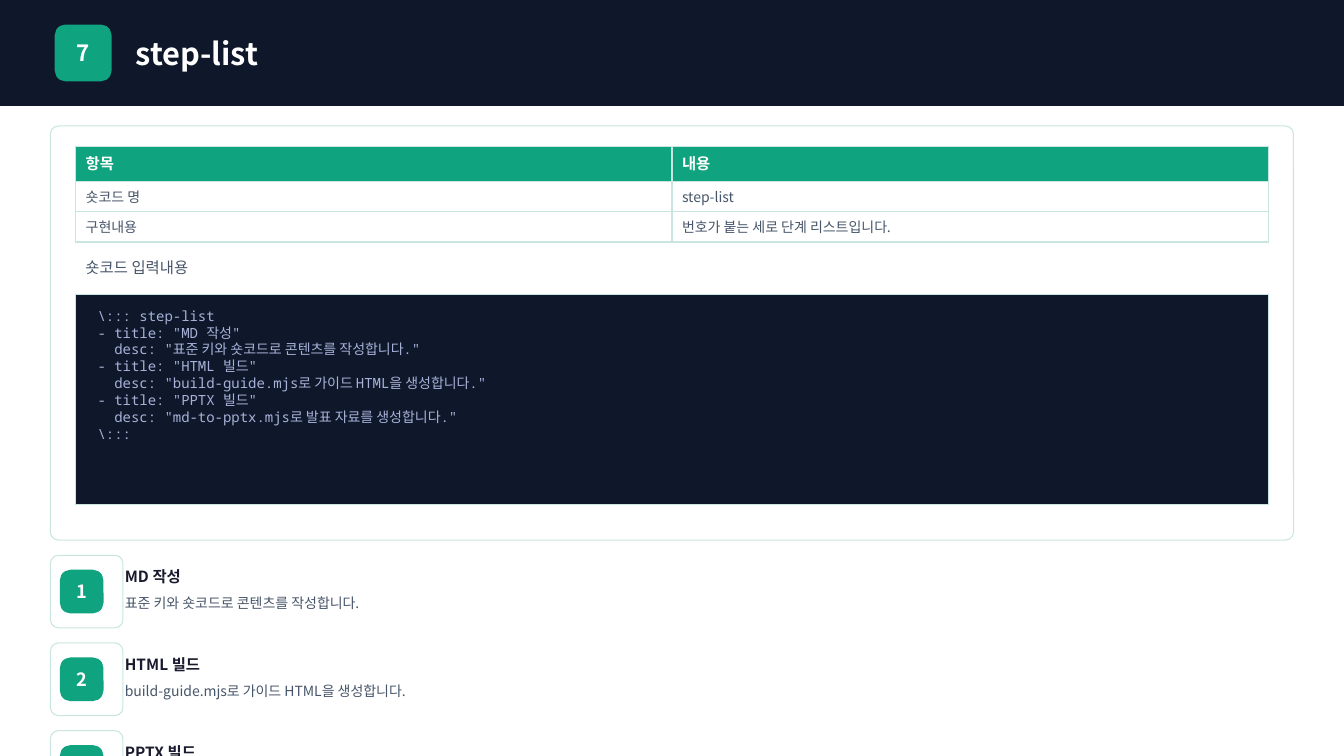
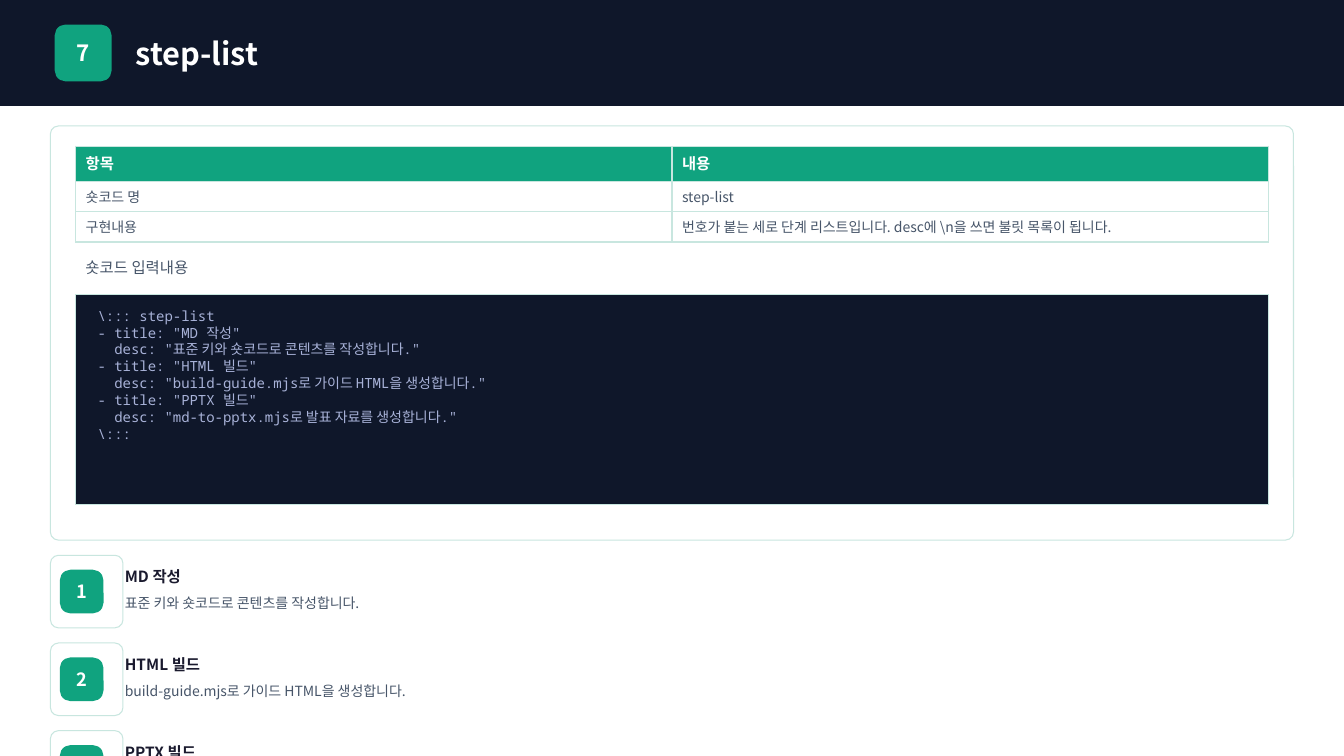
Before and after one commit to chamgil71/creative-spark, a slide deck: slide 10 of public/showcase/showcase.pptx. Drawn at 1344x756 pixels with LibreOffice and Linux fonts; fonts in the diff are those of the drawing. Boxes give left, top, right and bottom in pixels: in the first picture for what was removed or moved away, otherwise in the second. Text is boxed around its words. In the diff, an @@ line names an element or a change of style, - is before the commit and + after.

```diff
--- a/public/showcase/showcase.pptx
+++ b/public/showcase/showcase.pptx
@@ table at (76, 146, 1269, 247) @@
-row 3, column 2: 번호가 붙는 세로 단계 리스트입니다.
+row 3, column 2: 번호가 붙는 세로 단계 리스트입니다. desc에 \n을 쓰면 불릿 목록이 됩니다.
```
Also in this commit, not shown: 14 other slides changed, 4 slides added, 5 slides removed, 50 other files.
